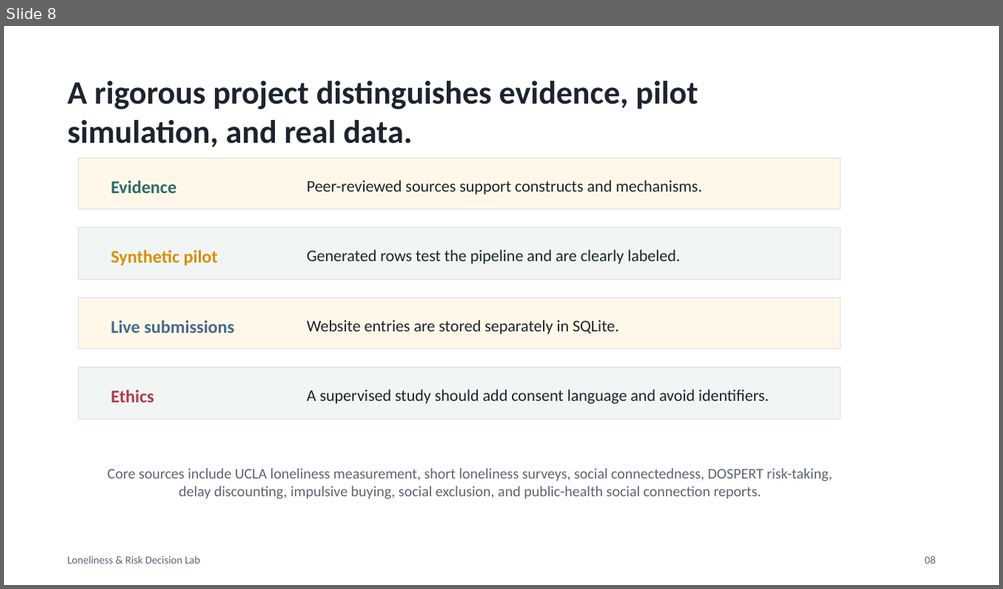
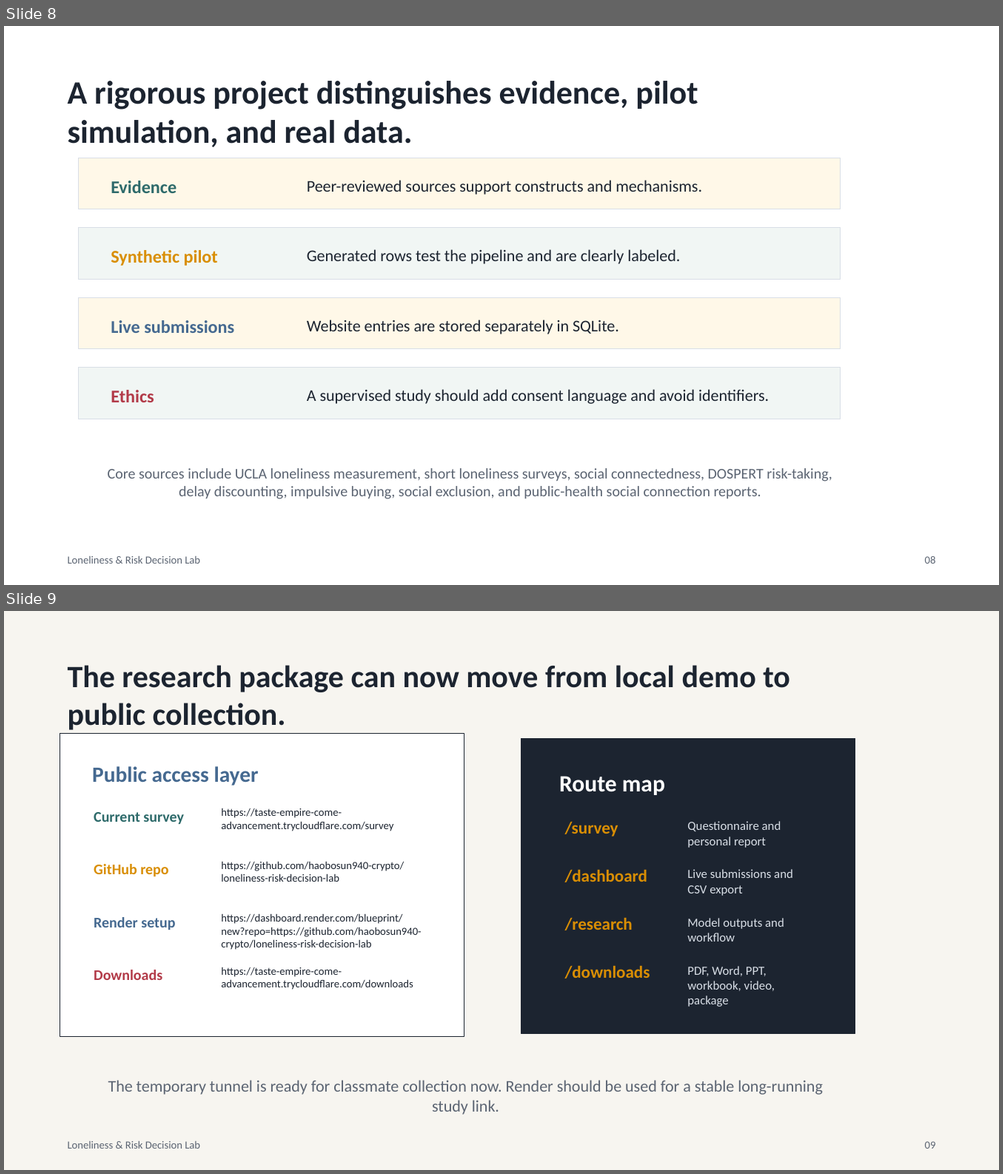
Before and after one commit to haobosun940-crypto/loneliness-risk-decision-lab, a slide deck: outputs/loneliness_risk_research_deck.pptx. Shown one above the other, each under a label of ours: slide 8 before the commit, slides 8 and 9 after it. The pictures are 1003x589 and 1003x1174 pixels, drawn with LibreOffice and Linux fonts; fonts in the diff are those of the drawing. Boxes give left, top, right and bottom in pixels: in the first picture for what was removed or moved away, otherwise in the second. Text is boxed around its words. In the diff, an @@ line names an element or a change of style, - is before the commit and + after.

Commit message:
Refresh research deliverables with public links

```diff
--- a/outputs/loneliness_risk_research_deck.pptx
+++ b/outputs/loneliness_risk_research_deck.pptx
@@ slide 9 added at box(4, 611, 999, 1170), background #F7F5F0 @@
@@ text added at box(68, 665, 790, 726), 30 pt, text #1C2430, bold @@
+The research package can now move from local demo to public collection.
@@ rectangle added at box(60, 734, 464, 1037), fill #FFFFFF, outline #1C2430 0.75 pt @@
@@ rectangle added at box(521, 738, 855, 1034), fill #1C2430, outline #1C2430 0.75 pt @@
@@ text added at box(92, 766, 259, 786), 21 pt, text #456990, bold @@
+Public access layer
@@ text added at box(559, 776, 665, 795), 22.5 pt, text #FFFFFF, bold @@
+Route map
@@ text added at box(221, 809, 393, 832), 10.5 pt, text #1C2430 @@
+https://taste-empire-come-advancement.trycloudflare.com/survey
@@ text added at box(94, 812, 184, 824), 14.2 pt, text #2D6A6A, bold @@
+Current survey
@@ text added at box(565, 822, 618, 837), 16.5 pt, text #D98E04, bold @@
+/survey
@@ text added at box(687, 821, 781, 848), 12 pt, text #D8DEE6 @@
+Questionnaire and personal report
@@ text added at box(94, 864, 168, 877), 14.2 pt, text #D98E04, bold @@
+GitHub repo
@@ text added at box(221, 861, 404, 882), 10.5 pt, text #1C2430 @@
+https://github.com/haobosun940-crypto/loneliness-risk-decision-lab
@@ text added at box(565, 870, 647, 883), 16.5 pt, text #D98E04, bold @@
+/dashboard
@@ text added at box(687, 869, 793, 896), 12 pt, text #D8DEE6 @@
+Live submissions and CSV export
@@ text added at box(94, 917, 175, 930), 14.2 pt, text #456990, bold @@
+Render setup
@@ text added at box(221, 914, 421, 950), 10.5 pt, text #1C2430 @@
+https://dashboard.render.com/blueprint/new?repo=https://github.com/haobosun940-crypto/loneliness-risk-decision-lab
@@ text added at box(565, 918, 632, 931), 16.5 pt, text #D98E04, bold @@
+/research
@@ text added at box(687, 918, 784, 942), 12 pt, text #D8DEE6 @@
+Model outputs and workflow
@@ text added at box(94, 970, 162, 980), 14.2 pt, text #B23A48, bold @@
+Downloads
@@ text added at box(221, 968, 412, 990), 10.5 pt, text #1C2430 @@
+https://taste-empire-come-advancement.trycloudflare.com/downloads
@@ text added at box(565, 966, 650, 979), 16.5 pt, text #D98E04, bold @@
+/downloads
@@ text added at box(687, 966, 774, 1007), 12 pt, text #D8DEE6 @@
+PDF, Word, PPT, workbook, video, package
@@ text added at box(108, 1080, 822, 1115), 15.8 pt, text #5B6472 @@
+The temporary tunnel is ready for classmate collection now. Render should be used for a stable long-running study link.
@@ text added at box(68, 1142, 200, 1149), 10.5 pt, text #5B6472 @@
+Loneliness & Risk Decision Lab
@@ text added at box(925, 1142, 936, 1149), 10.5 pt, text #5B6472 @@
+09
```
Also in this commit, not shown: 3 slides changed, 15 other files.
